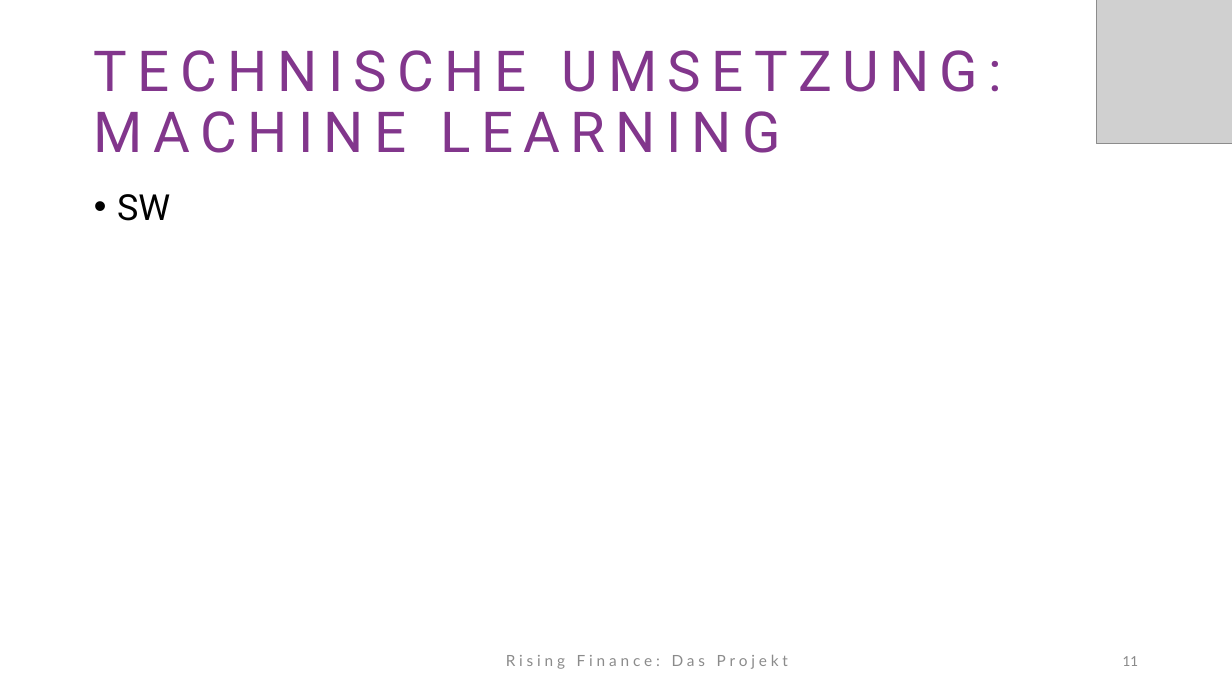
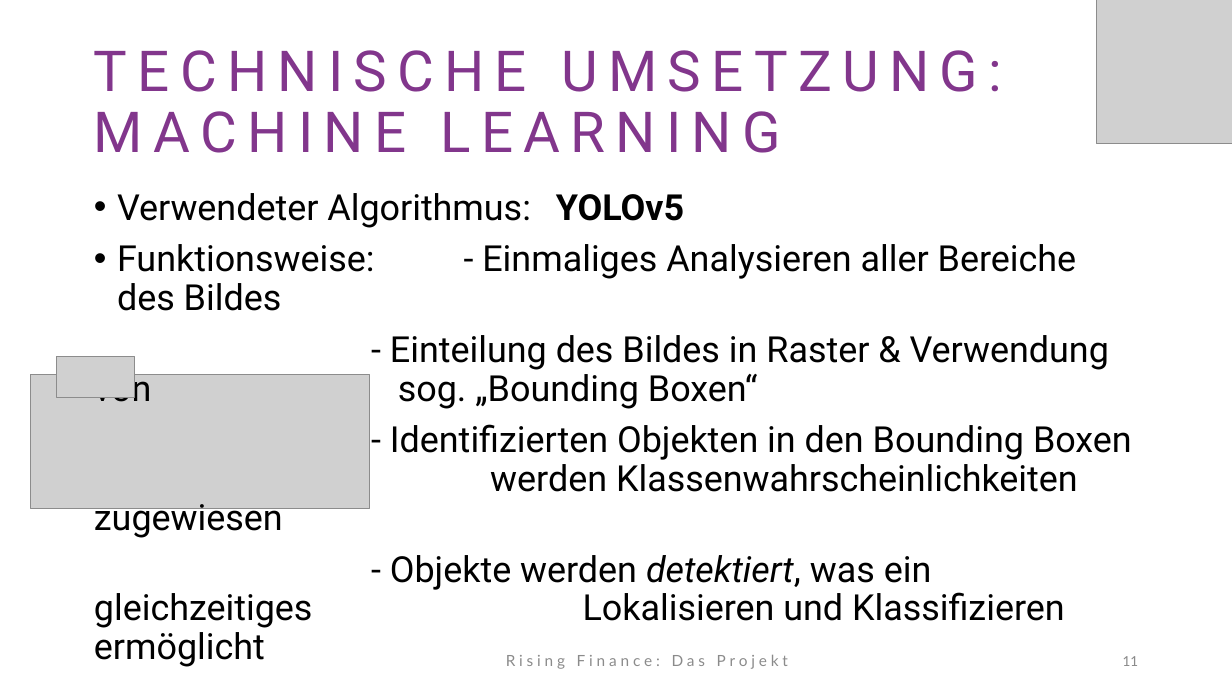
Before and after one commit to LennartFertig/Fallstudie-Rising-Finance, a slide deck: slide 11 of Abschlusspräsentation.pptx. Drawn at 1232x693 pixels with LibreOffice and Linux fonts; fonts in the diff are those of the drawing; grey boxes stand for pictures. Boxes give left, top, right and bottom in pixels: in the first picture for what was removed or moved away, otherwise in the second. Text is boxed around its words. In the diff, an @@ line names an element or a change of style, - is before the commit and + after.

```diff
--- a/Abschlusspräsentation.pptx
+++ b/Abschlusspräsentation.pptx
@@ text at (94,193,1132,628): text changed @@
-• SW
+• Verwendeter Algorithmus: YOLOv5
+• Funktionsweise: - Einmaliges Analysieren aller Bereiche des Bildes
+- Einteilung des Bildes in Raster & Verwendung von sog. „Bounding Boxen“
+- Identifizierten Objekten in den Bounding Boxen werden Klassenwahrscheinlichkeiten zugewiesen
+- Objekte werden detektiert, was ein gleichzeitiges Lokalisieren und Klassifizieren ermöglicht
@@ picture added at (57,357,135,397) @@
@@ picture added at (30,374,370,508) @@
```
Also in this commit, not shown: 6 other slides changed, 1 slide added.
